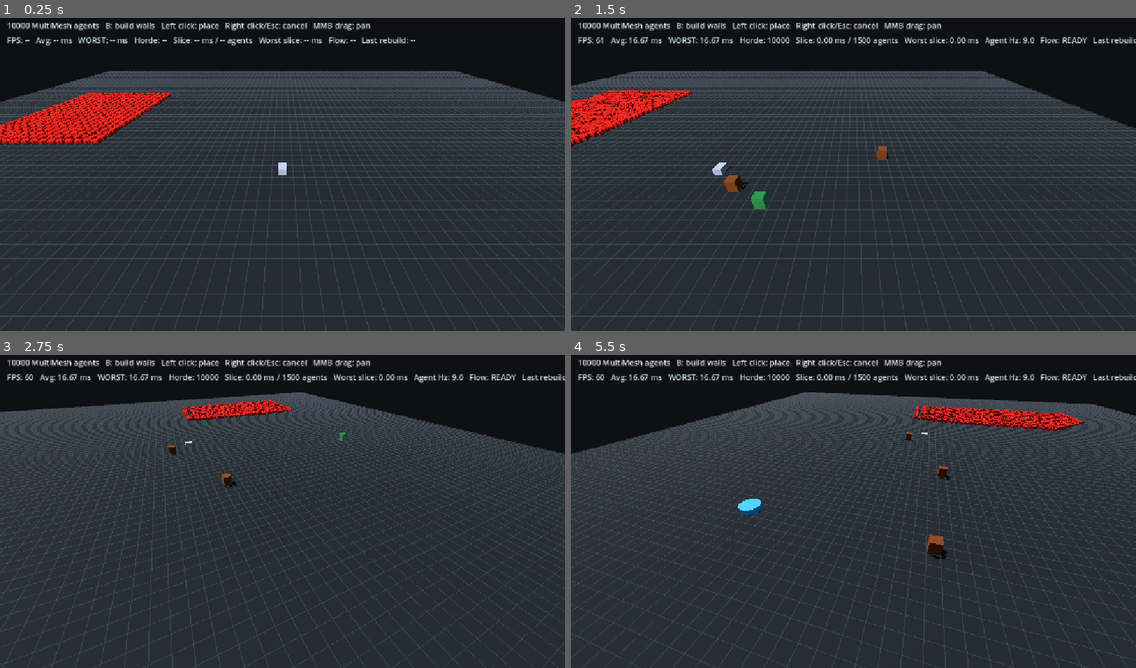
Above: before the commit, frames 1-4 (two rows, left to right).
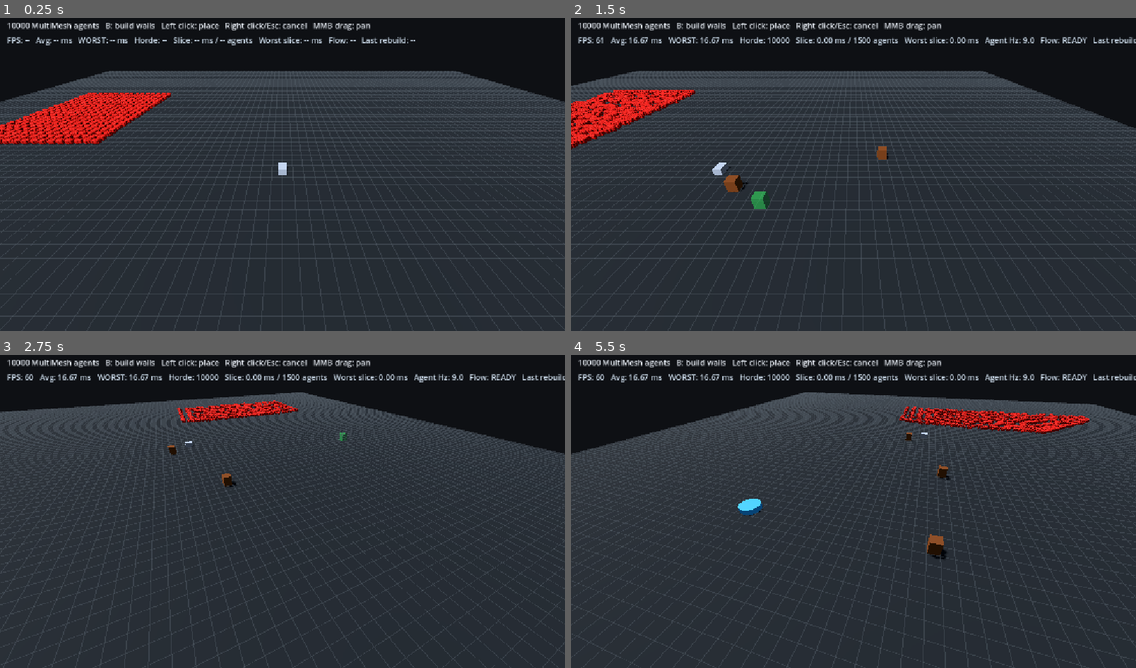
Above: after the commit, the same moments.

Repository: CaptainTiki/HordeLab
Game: Godot game, scene res://scenes/main.tscn
Same seed, same stepped clock (60 frames per second), same inputs: the game is played once before the commit and once after it.
Inputs (mouse positions are in pixels of both pictures, inside the frame that each line leads up to):
- Up to frame 1 (0.25 s): no input
- Up to frame 2 (1.5 s): tap Enter at 0.5 s; move the mouse to (977, 155) at 0.52 s; hold D 0.53-1.25 s; tap B at 0.6 s; click (977, 155) at 0.67 s; drag from (740, 187) to (825, 237) at 1.27 s
- Up to frame 3 (2.75 s): move the mouse to (339, 439) at 2.02 s; hold D from 2.03 s (still down); hold Q from 2.03 s (still down)
- Up to frame 4 (5.5 s): release D at 2.75 s; release Q at 2.75 s; drag from (825, 574) to (684, 461) at 2.77 s; move the mouse to (1023, 558) at 3.52 s; hold A 3.53-4.25 s; tap B at 3.6 s; drag from (684, 461) to (768, 430) at 4.27 s; move the mouse to (881, 508) at 5.02 s; hold S from 5.03 s (still down); hold Q from 5.03 s (still down); click (881, 508) at 5.17 s

The runs differ from the first frame. In frame 1, 0.5% of the frame differs, in the area x 0-30%, y 23-41%; in frame 2, 1.4%; in frame 3, 0.7%; in frame 4, 1.5%, in the area x 58-92%, y 16-26%.

Commit message:
Smooth scheduled agent movement across grid cells

Diff:
--- a/scripts/horde_simulation.gd
+++ b/scripts/horde_simulation.gd
@@ -3,8 +3,7 @@
 
 const INVALID_CELL: Vector2i = Vector2i(-1, -1)
 const MAX_AGENT_STEP_SECONDS: float = 0.15
-const MIN_PRESENTATION_SECONDS: float = 0.016
-const MAX_PRESENTATION_SECONDS: float = 0.15
+const MAX_CELL_TRANSITIONS_PER_UPDATE: int = 4
 
 @export var grid_path: NodePath
 @export var flow_field_path: NodePath
@@ -84,21 +83,20 @@
 		next_agent_index += 1
 		if next_agent_index >= positions.size():
 			next_agent_index = 0
+
 		var previous_usec: int = last_update_usec[agent_index]
 		var elapsed_seconds: float = float(frame_now_usec - previous_usec) / 1_000_000.0
 		elapsed_seconds = clampf(elapsed_seconds, 0.0, MAX_AGENT_STEP_SECONDS)
 		last_update_usec[agent_index] = frame_now_usec
 		_simulate_agent(agent_index, elapsed_seconds)
+
 	last_simulation_ms = float(Time.get_ticks_usec() - start_usec) / 1000.0
 	_update_rate_stats(delta, agents_processed_last_frame)
 
 func _update_presentation_shader() -> void:
 	if presentation_material == null:
 		return
-	var presentation_seconds: float = 1.0 / maxf(effective_updates_per_second, 1.0)
-	presentation_seconds = clampf(presentation_seconds, MIN_PRESENTATION_SECONDS, MAX_PRESENTATION_SECONDS)
 	presentation_material.set_shader_parameter("presentation_time", presentation_time)
-	presentation_material.set_shader_parameter("interpolation_duration", presentation_seconds)
 
 func _update_rate_stats(delta: float, updates: int) -> void:
 	update_rate_accumulator += delta
@@ -115,42 +113,69 @@
 func _simulate_agent(index: int, step_delta: float) -> void:
 	var old_position: Vector3 = positions[index]
 	var position: Vector3 = old_position
-	var current_cell: Vector2i = agent_cells[index]
+	var starting_cell: Vector2i = agent_cells[index]
+	var current_cell: Vector2i = starting_cell
+
 	if current_cell == flow_field.goal_cell and target_cells[index] == INVALID_CELL:
 		return
 
-	var target_cell: Vector2i = target_cells[index]
-	if target_cell == INVALID_CELL or not _target_is_still_valid(current_cell, target_cell):
-		target_cell = _choose_next_cell(index, current_cell)
-		target_cells[index] = target_cell
-
-	var target: Vector3 = grid.cell_to_world(target_cell)
-	var lane_offset: Vector2 = lane_offsets[index]
-	target.x += lane_offset.x
-	target.z += lane_offset.y
-	target.y = position.y
-	var offset: Vector3 = target - position
-	var distance: float = offset.length()
-
-	if distance <= target_arrival_distance:
-		position = target
-		target_cells[index] = INVALID_CELL
-	elif distance > 0.001:
-		var move_step: float = minf(move_speed * step_delta, distance)
+	var remaining_distance: float = move_speed * step_delta
+	var transitions: int = 0
+
+	# Consume the full movement budget. Reaching a cell target must not cost an
+	# entire scheduler update, otherwise low update rates create a visible pause
+	# at every grid cell boundary.
+	while remaining_distance > 0.0001 and transitions < MAX_CELL_TRANSITIONS_PER_UPDATE:
+		if current_cell == flow_field.goal_cell and target_cells[index] == INVALID_CELL:
+			break
+
+		var target_cell: Vector2i = target_cells[index]
+		if target_cell == INVALID_CELL or not _target_is_still_valid(current_cell, target_cell):
+			target_cell = _choose_next_cell(index, current_cell)
+			target_cells[index] = target_cell
+
+		var target: Vector3 = grid.cell_to_world(target_cell)
+		var lane_offset: Vector2 = lane_offsets[index]
+		target.x += lane_offset.x
+		target.z += lane_offset.y
+		target.y = position.y
+
+		var offset: Vector3 = target - position
+		var distance: float = offset.length()
+
+		if distance <= target_arrival_distance:
+			position = target
+			target_cells[index] = INVALID_CELL
+			current_cell = grid.world_to_cell(position)
+			transitions += 1
+			continue
+
+		var move_step: float = minf(remaining_distance, distance)
 		position += offset / distance * move_step
+		remaining_distance -= move_step
+		current_cell = grid.world_to_cell(position)
+
+		if move_step >= distance - 0.0001:
+			position = target
+			current_cell = grid.world_to_cell(position)
+			target_cells[index] = INVALID_CELL
+			transitions += 1
+			continue
+
+		break
 
 	positions[index] = position
-	_update_agent_cell(index, current_cell, grid.world_to_cell(position))
-
-	# The simulation moves in scheduled chunks, but presentation is interpolated
-	# entirely on the GPU. The instance transform is the newest authoritative
-	# position; custom data stores the offset back to the previous position plus
-	# the presentation timestamp when this simulation update occurred.
+	_update_agent_cell(index, starting_cell, current_cell)
+
+	# Presentation is delayed/smoothed entirely on the GPU. INSTANCE_CUSTOM uses:
+	# x/z = offset back to the previous authoritative position
+	# y   = this agent's actual time between simulation updates
+	# w   = presentation timestamp of this update
 	var presentation_offset: Vector3 = old_position - position
 	multimesh.set_instance_transform(index, Transform3D(Basis.IDENTITY, position))
 	multimesh.set_instance_custom_data(index, Color(
 		presentation_offset.x,
-		presentation_offset.y,
+		clampf(step_delta, 0.016, MAX_AGENT_STEP_SECONDS),
 		presentation_offset.z,
 		presentation_time
 	))
@@ -222,13 +247,11 @@
 
 uniform vec4 agent_color : source_color = vec4(0.88, 0.13, 0.10, 1.0);
 uniform float presentation_time = 0.0;
-uniform float interpolation_duration = 0.1;
 
 void vertex() {
-	float duration = max(interpolation_duration, 0.001);
+	float duration = clamp(INSTANCE_CUSTOM.y, 0.016, 0.15);
 	float progress = clamp((presentation_time - INSTANCE_CUSTOM.w) / duration, 0.0, 1.0);
-	float smooth_progress = progress * progress * (3.0 - 2.0 * progress);
-	VERTEX += INSTANCE_CUSTOM.xyz * (1.0 - smooth_progress);
+	VERTEX += vec3(INSTANCE_CUSTOM.x, 0.0, INSTANCE_CUSTOM.z) * (1.0 - progress);
 }
 
 void fragment() {
@@ -292,4 +315,4 @@
 func _upload_all_transforms() -> void:
 	for index: int in range(positions.size()):
 		multimesh.set_instance_transform(index, Transform3D(Basis.IDENTITY, positions[index]))
-		multimesh.set_instance_custom_data(index, Color(0.0, 0.0, 0.0, presentation_time))
+		multimesh.set_instance_custom_data(index, Color(0.0, 1.0 / maxf(simulation_hz, 1.0), 0.0, presentation_time))
